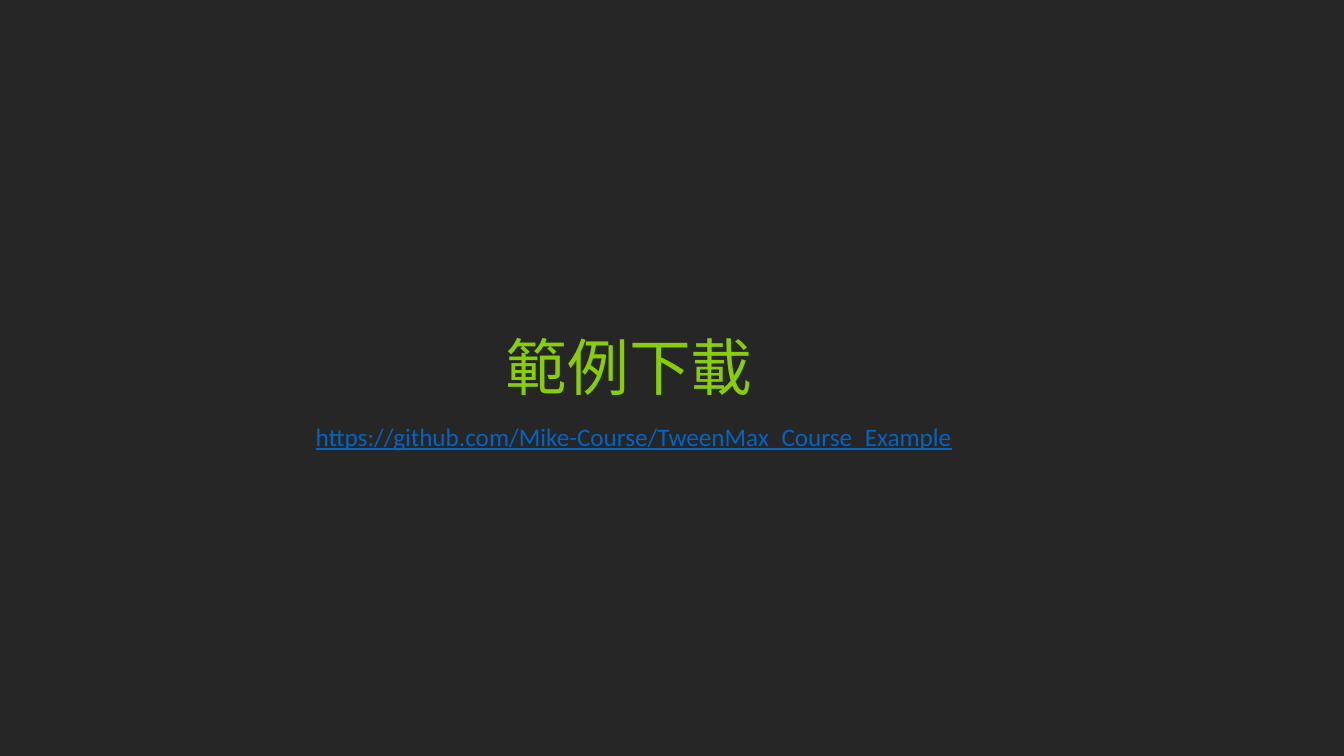
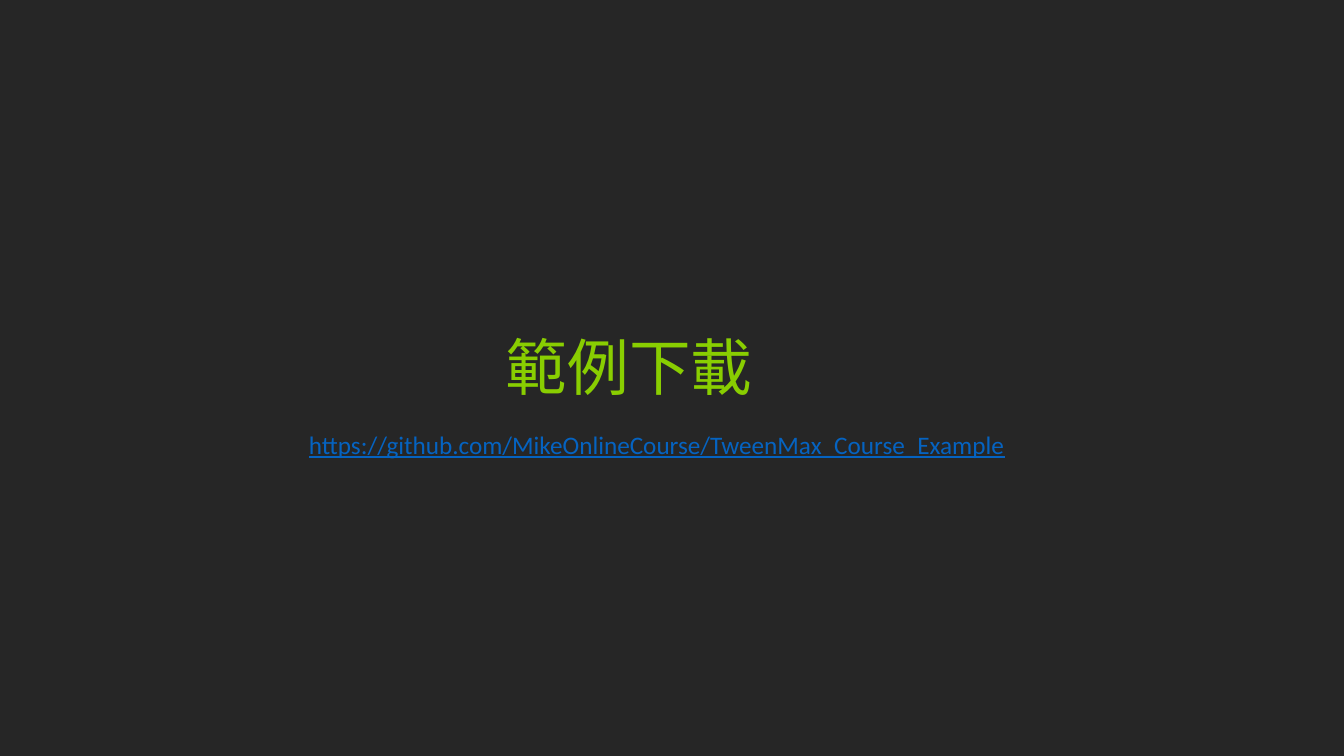
Before and after one commit to Mike-Course/TweenMax_Course_Example, a slide deck: slide 2 of JavaScript ＆ TweenMax 動態特效速成實戰.pptx. Drawn at 1344x756 pixels with LibreOffice and Linux fonts; fonts in the diff are those of the drawing. Boxes give left, top, right and bottom in pixels: in the first picture for what was removed or moved away, otherwise in the second. Text is boxed around its words. In the diff, an @@ line names an element or a change of style, - is before the commit and + after.

Commit message:
fix url

```diff
--- a/JavaScript ＆ TweenMax 動態特效速成實戰.pptx
+++ b/JavaScript ＆ TweenMax 動態特效速成實戰.pptx
@@ text at box(309, 436, 1004, 459): text changed @@
-https://github.com/Mike-Course/TweenMax_Course_Example
+https://github.com/MikeOnlineCourse/TweenMax_Course_Example
```
